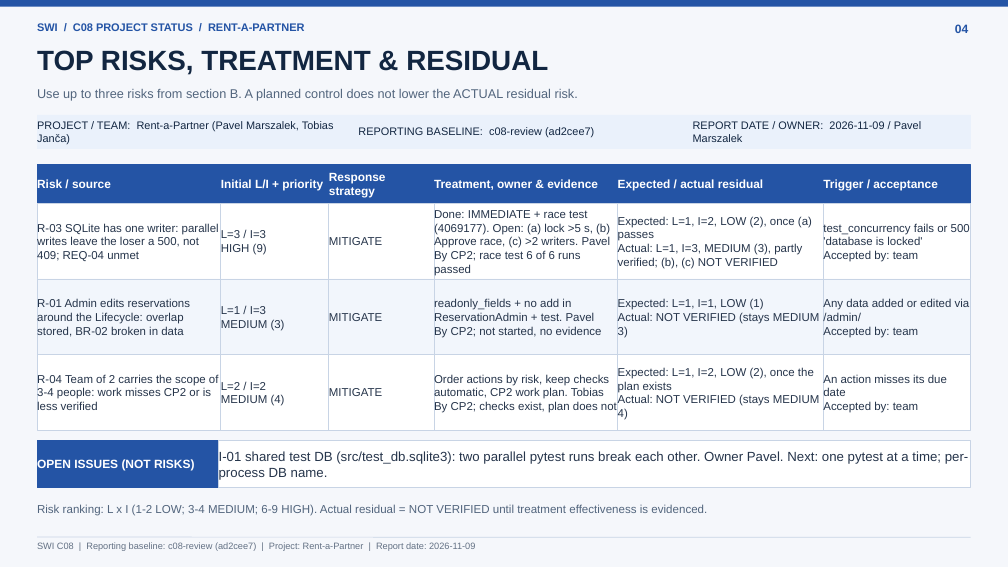
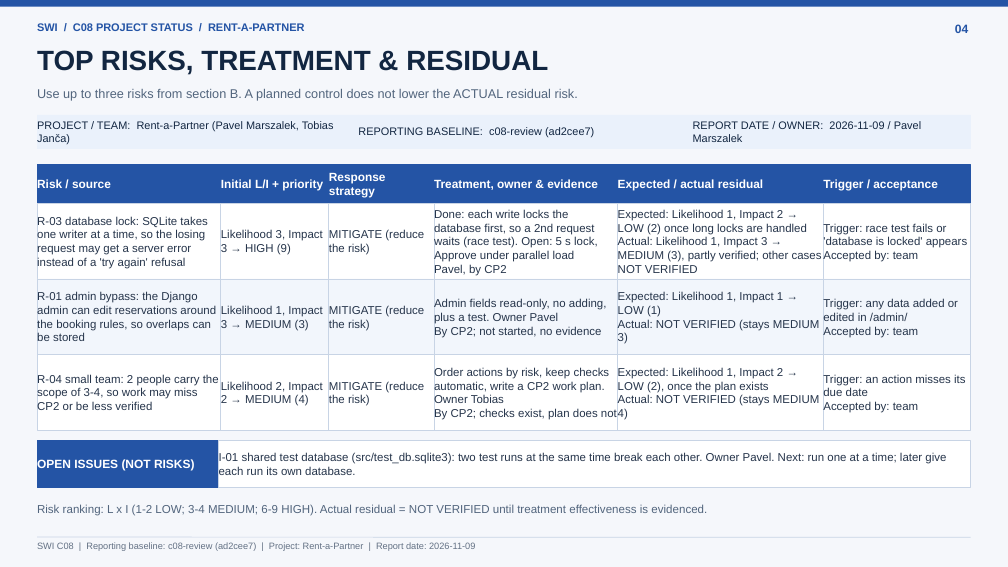
Before and after one commit to palcat13/SWI-Projekt, a slide deck: slide 4 of docs/c08-project-status.pptx. Drawn at 1008x567 pixels with LibreOffice and Linux fonts; fonts in the diff are those of the drawing. Boxes give left, top, right and bottom in pixels: in the first picture for what was removed or moved away, otherwise in the second. Text is boxed around its words. In the diff, an @@ line names an element or a change of style, - is before the commit and + after.

```diff
--- a/docs/c08-project-status.pptx
+++ b/docs/c08-project-status.pptx
@@ text in rectangle at <box>434,209,598,276</box>: text changed @@
-Done: IMMEDIATE + race test (4069177). Open: (a) lock >5 s, (b) Approve race, (c) >2 writers. Pavel
-By CP2; race test 6 of 6 runs passed
+Done: each write locks the database first, so a 2nd request waits (race test). Open: 5 s lock, Approve under parallel load
+Pavel, by CP2
@@ text in rectangle at <box>618,209,822,273</box>: text changed @@
-Expected: L=1, I=2, LOW (2), once (a) passes
-Actual: L=1, I=3, MEDIUM (3), partly verified; (b), (c) NOT VERIFIED
+Expected: Likelihood 1, Impact 2 → LOW (2) once long locks are handled
+Actual: Likelihood 1, Impact 3 → MEDIUM (3), partly verified; other cases NOT VERIFIED
@@ text in rectangle at <box>37,216,207,269</box>: text changed @@
-R-03 SQLite has one writer: parallel writes leave the loser a 500, not 409; REQ-04 unmet
+R-03 database lock: SQLite takes one writer at a time, so the losing request may get a server error instead of a 'try again' refusal
@@ text in rectangle at <box>221,230,322,255</box>: text changed @@
-L=3 / I=3
-HIGH (9)
+Likelihood 3, Impact 3 → HIGH (9)
@@ text in rectangle at <box>329,230,424,255</box>: text changed @@
-MITIGATE
+MITIGATE (reduce the risk)
@@ text in rectangle at <box>823,223,967,248</box>: text changed @@
-test_concurrency fails or 500 'database is locked'
+Trigger: race test fails or 'database is locked' appears
@@ text in rectangle at <box>37,291,216,345</box>: text changed @@
-R-01 Admin edits reservations around the Lifecycle: overlap stored, BR-02 broken in data
+R-01 admin bypass: the Django admin can edit reservations around the booking rules, so overlaps can be stored
@@ text in rectangle at <box>434,298,607,324</box>: text changed @@
-readonly_fields + no add in ReservationAdmin + test. Pavel
+Admin fields read-only, no adding, plus a test. Owner Pavel
@@ text in rectangle at <box>618,291,783,317</box>: text changed @@
-Expected: L=1, I=1, LOW (1)
+Expected: Likelihood 1, Impact 1 → LOW (1)
@@ text in rectangle at <box>823,298,958,321</box>: text changed @@
-Any data added or edited via /admin/
+Trigger: any data added or edited in /admin/
@@ text in rectangle at <box>221,305,322,331</box>: text changed @@
-L=1 / I=3
-MEDIUM (3)
+Likelihood 1, Impact 3 → MEDIUM (3)
@@ text in rectangle at <box>329,305,424,331</box>: text changed @@
-MITIGATE
+MITIGATE (reduce the risk)
@@ text in rectangle at <box>37,374,219,413</box>: text changed @@
-R-04 Team of 2 carries the scope of 3-4 people: work misses CP2 or is less verified
+R-04 small team: 2 people carry the scope of 3-4, so work may miss CP2 or be less verified
@@ text in rectangle at <box>221,381,322,406</box>: text changed @@
-L=2 / I=2
-MEDIUM (4)
+Likelihood 2, Impact 2 → MEDIUM (4)
@@ text in rectangle at <box>329,381,424,406</box>: text changed @@
-MITIGATE
+MITIGATE (reduce the risk)
@@ text in rectangle at <box>434,367,610,406</box>: text changed @@
-Order actions by risk, keep checks automatic, CP2 work plan. Tobias
+Order actions by risk, keep checks automatic, write a CP2 work plan. Owner Tobias
@@ text in rectangle at <box>618,367,783,393</box>: text changed @@
-Expected: L=1, I=2, LOW (2), once the plan exists
+Expected: Likelihood 1, Impact 2 → LOW (2), once the plan exists
@@ text in rectangle at <box>823,374,965,400</box>: text changed @@
-An action misses its due date
+Trigger: an action misses its due date
@@ text in rectangle at <box>219,452,946,475</box>: text changed; size 12.6 to 10.9 pt @@
-I-01 shared test DB (src/test_db.sqlite3): two parallel pytest runs break each other. Owner Pavel. Next: one pytest at a time; per-process DB name.
+I-01 shared test database (src/test_db.sqlite3): two test runs at the same time break each other. Owner Pavel. Next: run one at a time; later give each run its own database.
```
Also in this commit, not shown: 5 other slides changed.
